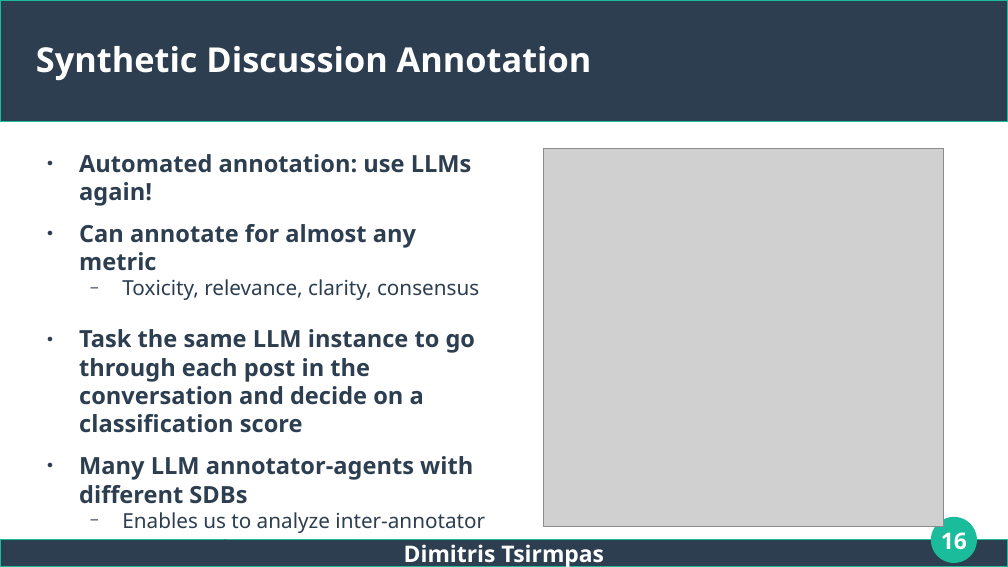
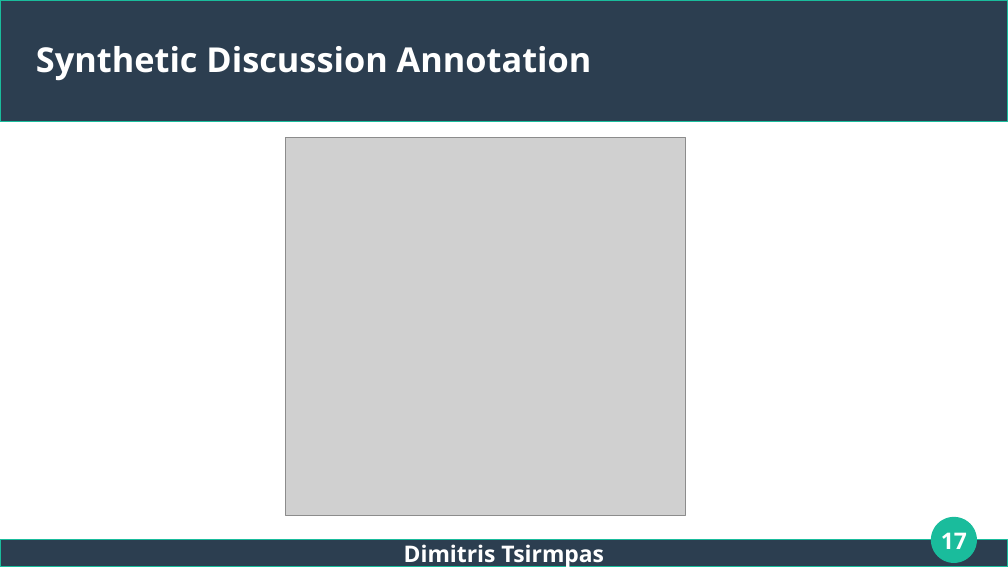
Before and after one commit to dimits-ts/llm_moderation_research, a slide deck: slide 17 of presentations/thesis.odp (slide 16 before the commit). Drawn at 1008x567 pixels with LibreOffice and Linux fonts; fonts in the diff are those of the drawing; grey boxes stand for pictures. Boxes give left, top, right and bottom in pixels: in the first picture for what was removed or moved away, otherwise in the second. Text is boxed around its words. In the diff, an @@ line names an element or a change of style, - is before the commit and + after.

```diff
--- a/presentations/thesis.odp
+++ b/presentations/thesis.odp
@@ picture: place and size @@
-picture at (544, 148, 945, 526)
+picture at (285, 137, 686, 515)
@@ text removed at (79, 154, 485, 533) @@
-● Automated annotation: use LLMs again!
-● Can annotate for almost any metric
-  − Toxicity, relevance, clarity, consensus
-● Task the same LLM instance to go through each post in the conversation and decide on a classification score
-● Many LLM annotator-agents with different SDBs
-  − Enables us to analyze inter-annotator agreement
@@ page number at (941, 532, 967, 549): text changed @@
-16
+17
```
Also in this commit, not shown: 5 other slides changed, 2 slides added.
